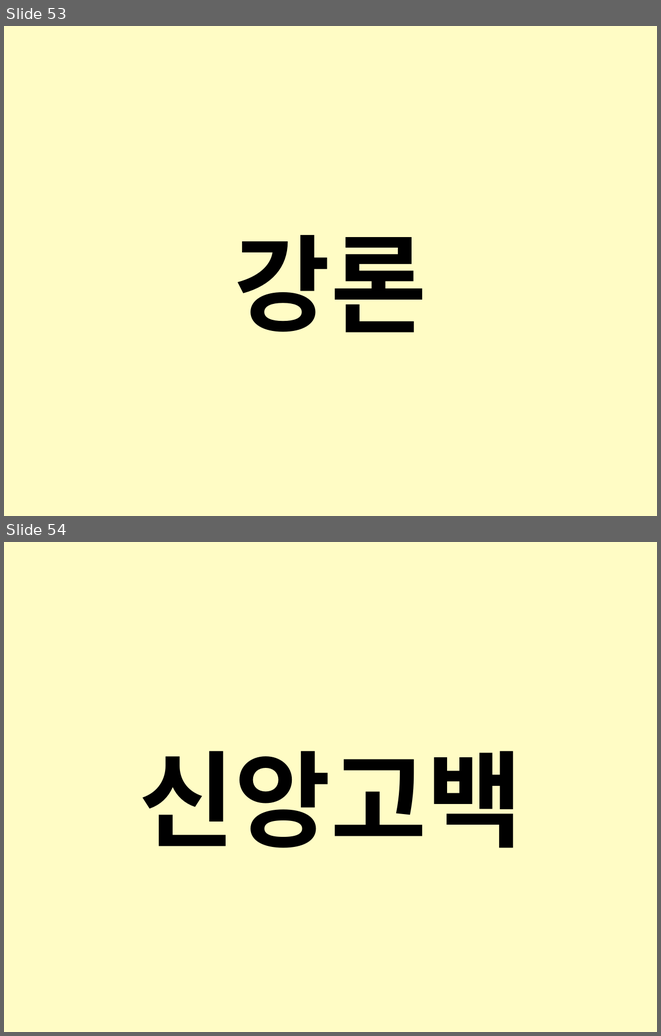
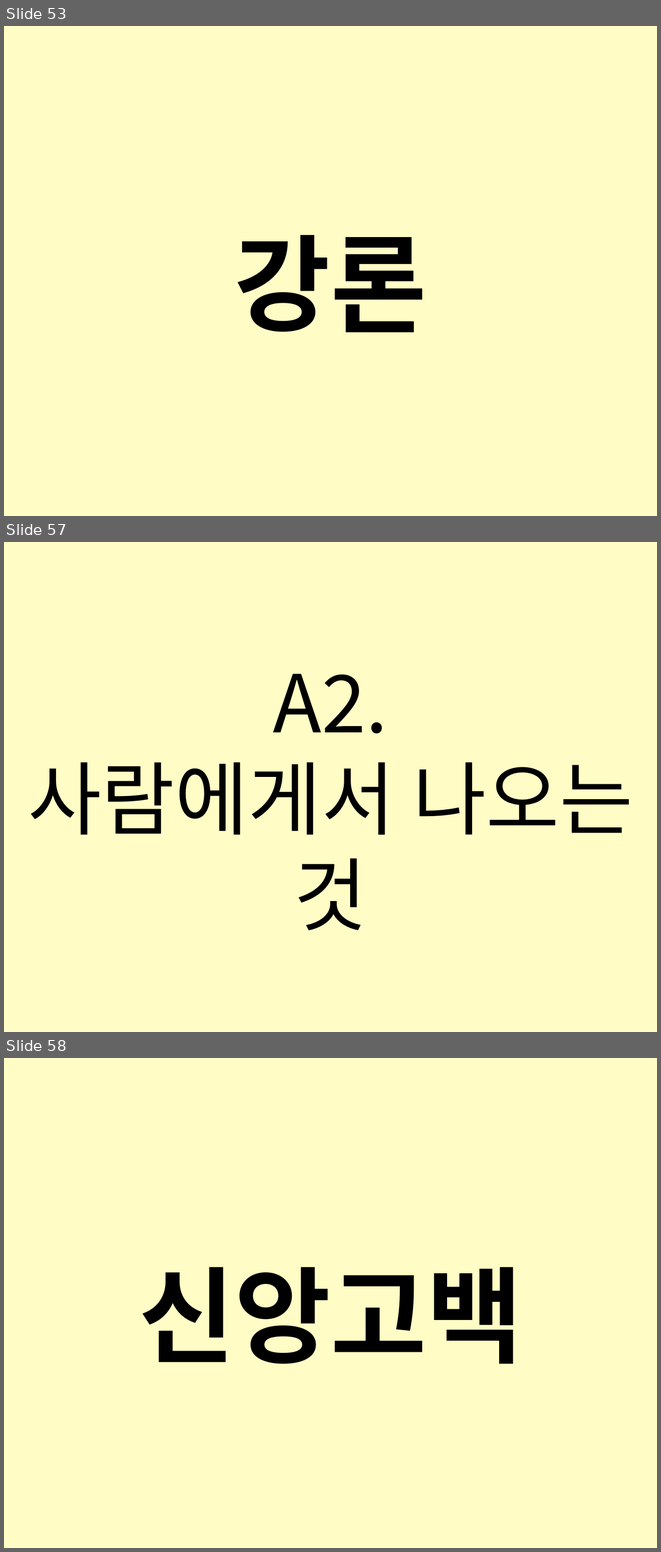
Before and after one commit to potados99/mass-slide, a slide deck: created/201891.pptx. Shown one above the other, each under a label of ours: slides 53 and 54 before the commit, slides 53, 57 and 58 after it; the slides between them are not shown. The pictures are 661x1036 and 661x1552 pixels, drawn with LibreOffice and Linux fonts; fonts in the diff are those of the drawing. Boxes give left, top, right and bottom in pixels: in the first picture for what was removed or moved away, otherwise in the second. Text is boxed around its words. In the diff, an @@ line names an element or a change of style, - is before the commit and + after.

```diff
--- a/created/201891.pptx
+++ b/created/201891.pptx
@@ slide 57 added at (4, 542, 657, 1032), background #FFFFFF @@
@@ rectangle added at (4, 542, 657, 1032), fill #FFFCC5, outline #FFFCC5 0.75 pt @@
@@ text added at (28, 673, 633, 930), 88 pt, text #000000 @@
+A2.
+사람에게서 나오는 것
@@ what was slide 54 is now slide 58 @@
```
Also in this commit, not shown: 3 other slides added, 6 other files.
